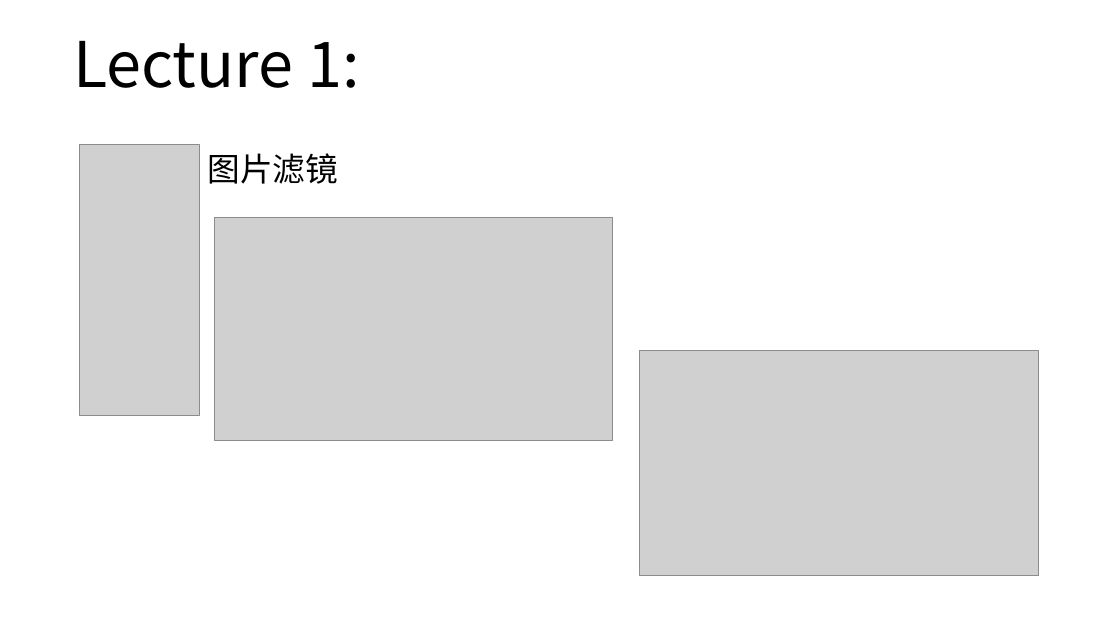
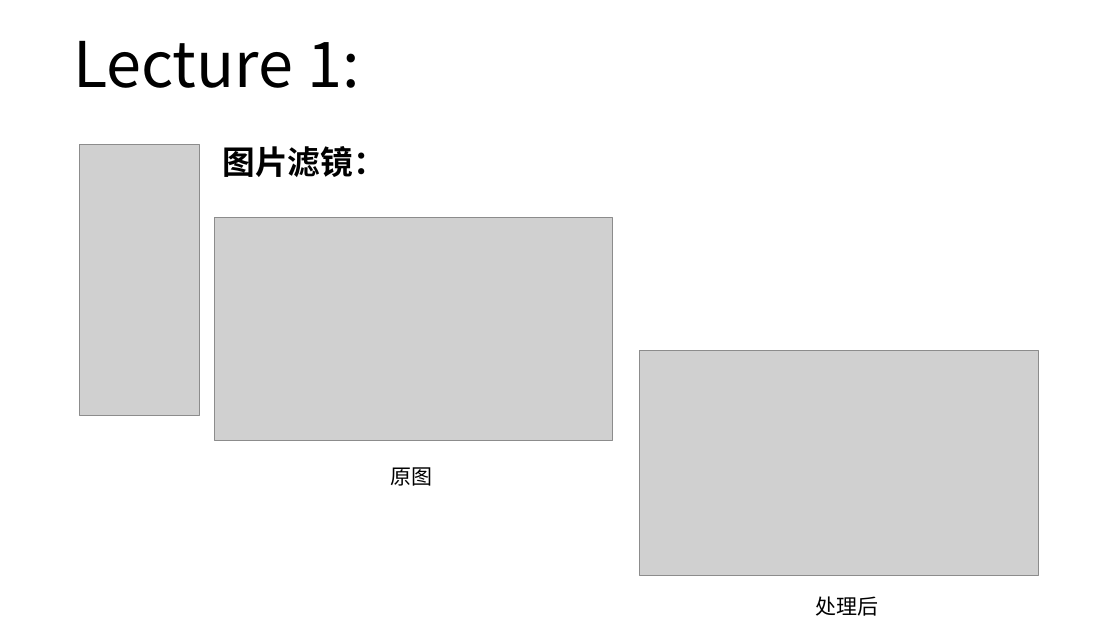
Before and after one commit to sunshaobin/graphical-course, a slide deck: slide 12 of courseware-materials/lecture1/graphical-course-lecture1.pptx. Drawn at 1120x630 pixels with LibreOffice and Linux fonts; fonts in the diff are those of the drawing; grey boxes stand for pictures. Boxes give left, top, right and bottom in pixels: in the first picture for what was removed or moved away, otherwise in the second. Text is boxed around its words. In the diff, an @@ line names an element or a change of style, - is before the commit and + after.

```diff
--- a/courseware-materials/lecture1/graphical-course-lecture1.pptx
+++ b/courseware-materials/lecture1/graphical-course-lecture1.pptx
@@ text at (x1=223, y1=146, x2=386, y2=177): text changed; bold on @@
-图片滤镜
+图片滤镜：
@@ text added at (x1=391, y1=467, x2=433, y2=486), 18 pt, text #000000 @@
+原图
@@ text added at (x1=815, y1=596, x2=878, y2=616), 18 pt, text #000000 @@
+处理后
```
Also in this commit, not shown: 15 other slides changed, 1 other file.
